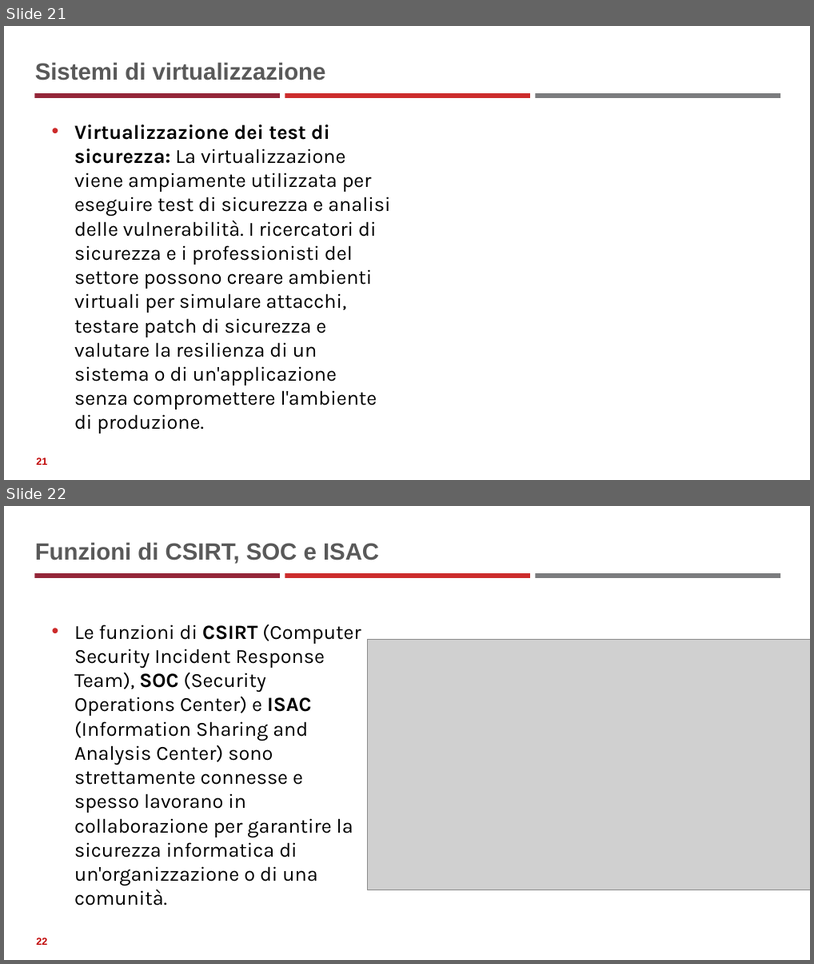
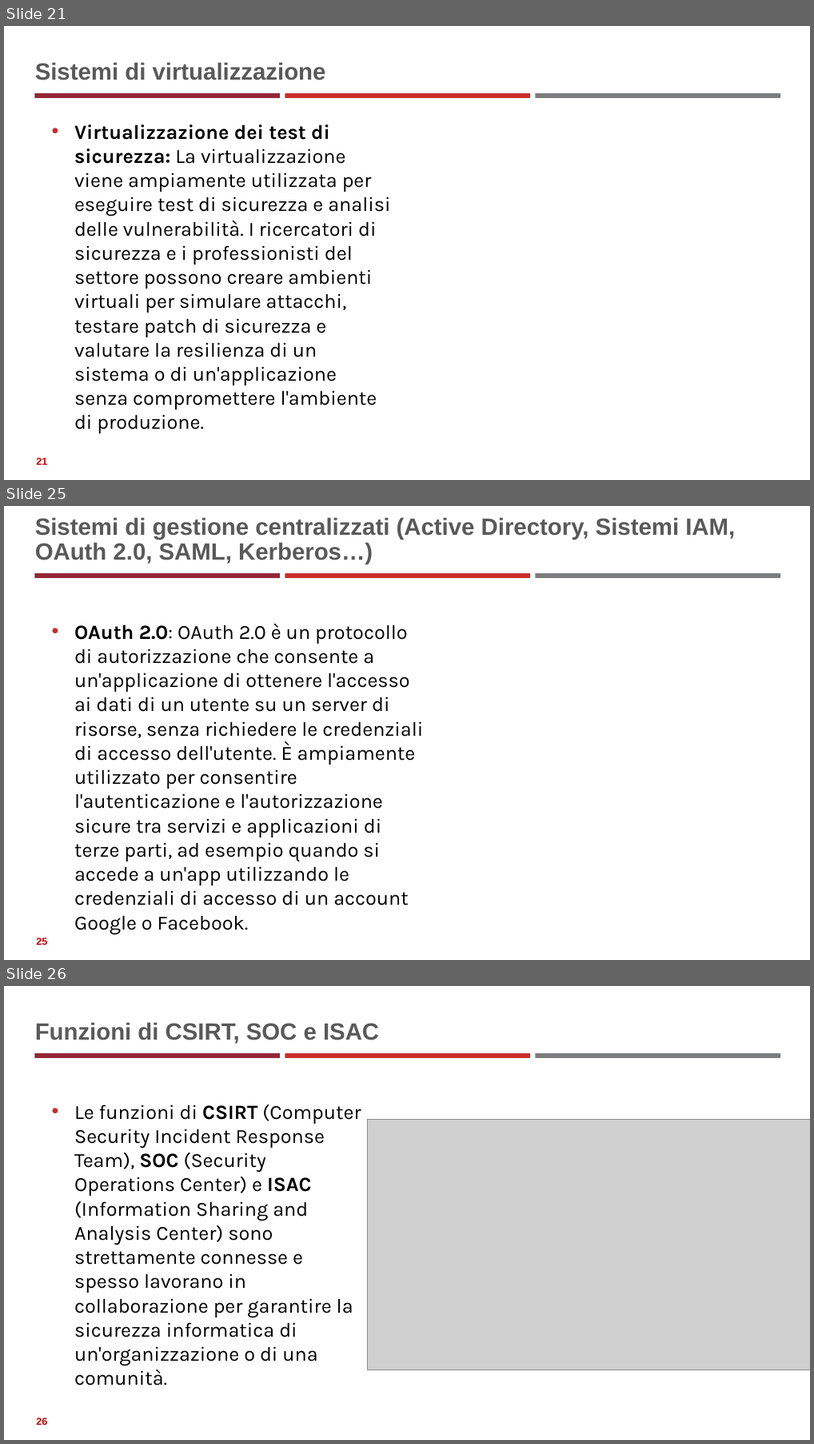
Before and after one commit to neural1977/data_science_interview_material, a slide deck: Cybersecurity/Fondamenti_di_Cybersicurezza.pptx. Shown one above the other, each under a label of ours: slides 21 and 22 before the commit, slides 21, 25 and 26 after it; the slides between them are not shown. The pictures are 814x964 and 814x1444 pixels, drawn with LibreOffice and Linux fonts; fonts in the diff are those of the drawing; grey boxes stand for pictures. Boxes give left, top, right and bottom in pixels: in the first picture for what was removed or moved away, otherwise in the second. Text is boxed around its words. In the diff, an @@ line names an element or a change of style, - is before the commit and + after.

```diff
--- a/Cybersecurity/Fondamenti_di_Cybersicurezza.pptx
+++ b/Cybersecurity/Fondamenti_di_Cybersicurezza.pptx
@@ slide 25 added at <box>4,506,810,960</box>, background #FFFFFF; not listed: 3 template elements that a slide beside it also shows @@
@@ title added at <box>35,517,735,564</box>, 28 pt, text #595959, bold @@
+Sistemi di gestione centralizzati (Active Directory, Sistemi IAM, OAuth 2.0, SAML, Kerberos…)
@@ text added at <box>74,624,423,905</box>, 24 pt, text #000000 @@
+• OAuth 2.0: OAuth 2.0 è un protocollo di autorizzazione che consente a un'applicazione di ottenere l'accesso ai dati di un utente su un server di risorse, senza richiedere le credenziali di accesso dell'utente. È ampiamente utilizzato per consentire l'autenticazione e l'autorizzazione sicure tra servizi e applicazioni di terze parti, ad esempio quando si accede a un'app utilizzando le credenziali di accesso di un account Google o Facebook.
@@ page number added at <box>36,937,47,944</box>, 12 pt, text #C00000, bold @@
+25
@@ what was slide 22 is now slide 26 @@
@@ page number at <box>36,1417,47,1424</box>: text changed @@
-22
+26
```
Also in this commit, not shown: 3 other slides added, 1 other file.
